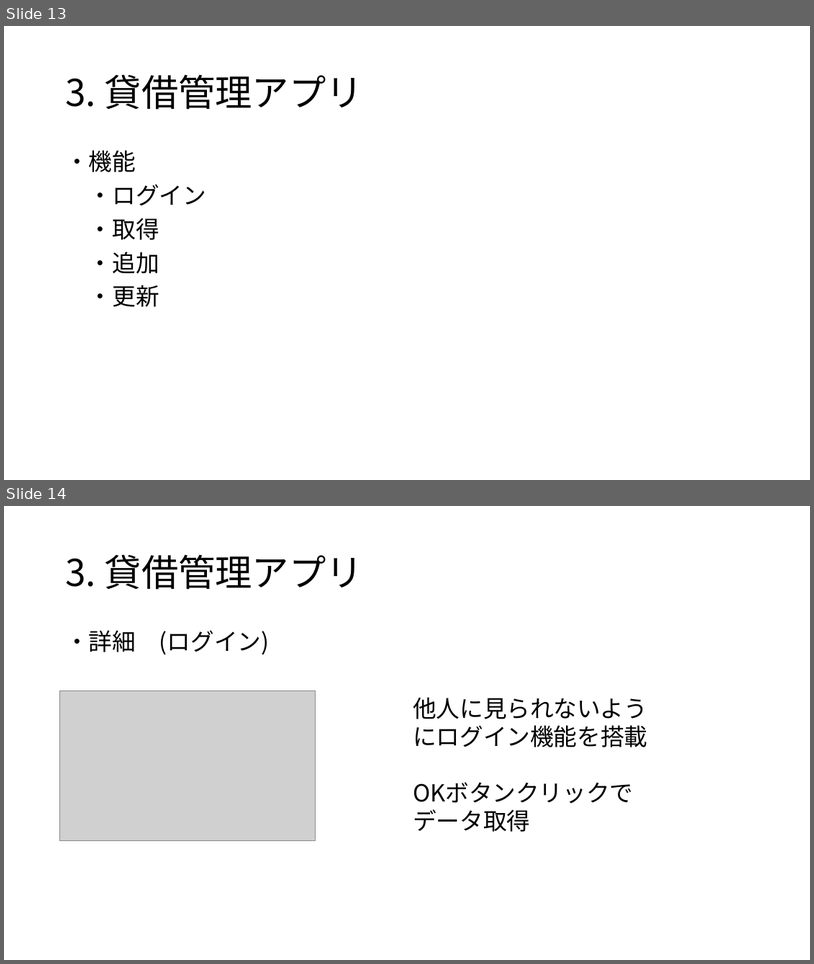
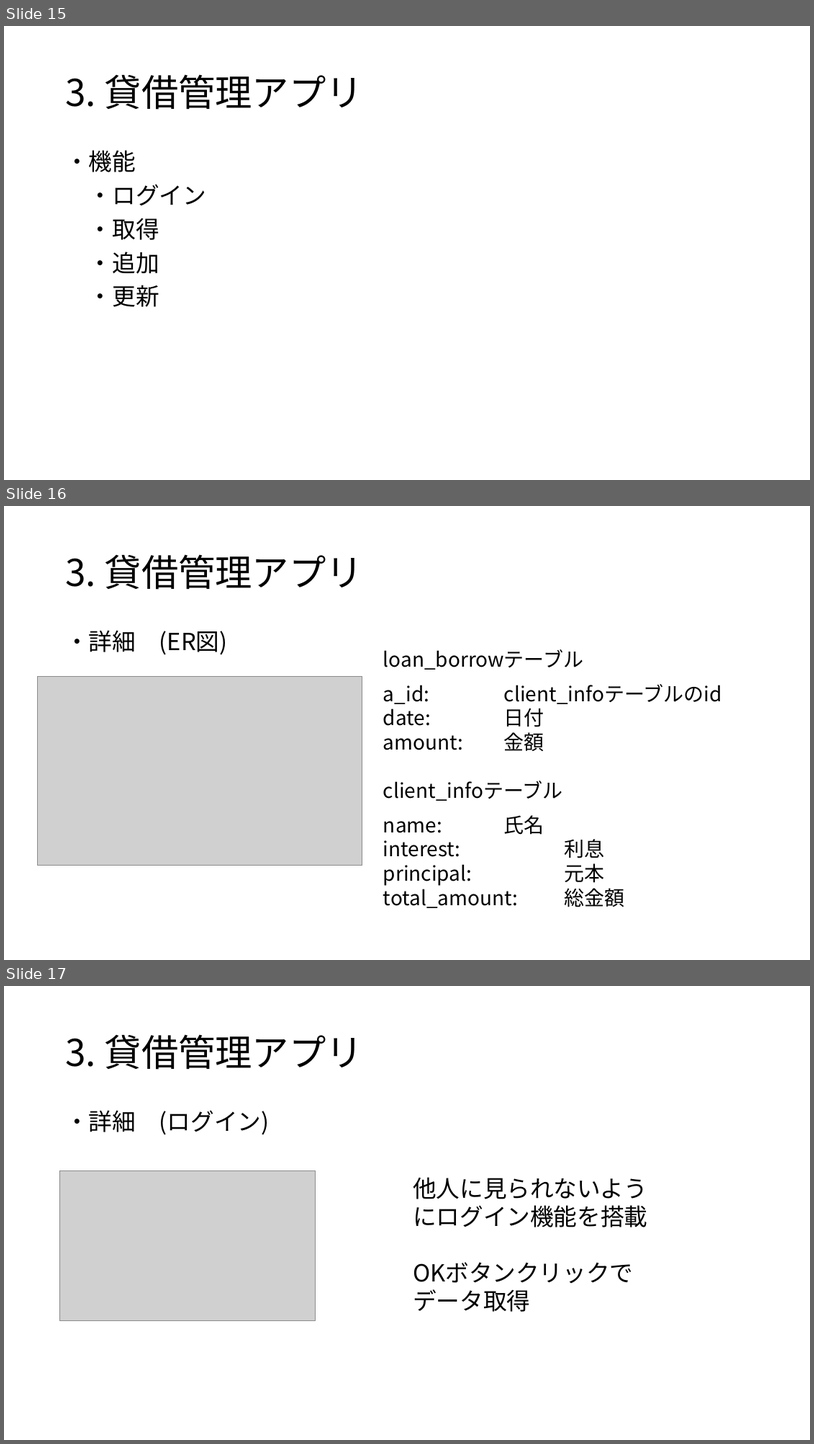
Before and after one commit to yamaguchi7d21/example, a slide deck: 8_最終課題/最終課題個人製作.pptx. Shown one above the other, each under a label of ours: slides 13 and 14 before the commit, slides 15, 16 and 17 after it. The pictures are 814x964 and 814x1444 pixels, drawn with LibreOffice and Linux fonts; fonts in the diff are those of the drawing; grey boxes stand for pictures. Boxes give left, top, right and bottom in pixels: in the first picture for what was removed or moved away, otherwise in the second. Text is boxed around its words. In the diff, an @@ line names an element or a change of style, - is before the commit and + after.

```diff
--- a/8_最終課題/最終課題個人製作.pptx
+++ b/8_最終課題/最終課題個人製作.pptx
@@ slide 16 added at (4, 506, 810, 960), background #FFFFFF @@
@@ title added at (65, 554, 363, 590), 44 pt, text #000000 @@
+3. 貸借管理アプリ
@@ text added at (65, 630, 228, 654), 28 pt, text #000000 @@
+・詳細 (ER図)
@@ text added at (383, 649, 723, 908), 24 pt, text #000000 @@
+loan_borrowテーブル
+a_id: client_infoテーブルのid
+date: 日付
+amount: 金額
+client_infoテーブル
+name: 氏名
+interest: 利息
+principal: 元本
+total_amount: 総金額
@@ picture added at (37, 676, 362, 865) @@
@@ what was slide 13 is now slide 15 @@
@@ what was slide 14 is now slide 17 @@
```
Also in this commit, not shown: 5 slides changed, 2 other slides added, 19 other files.
